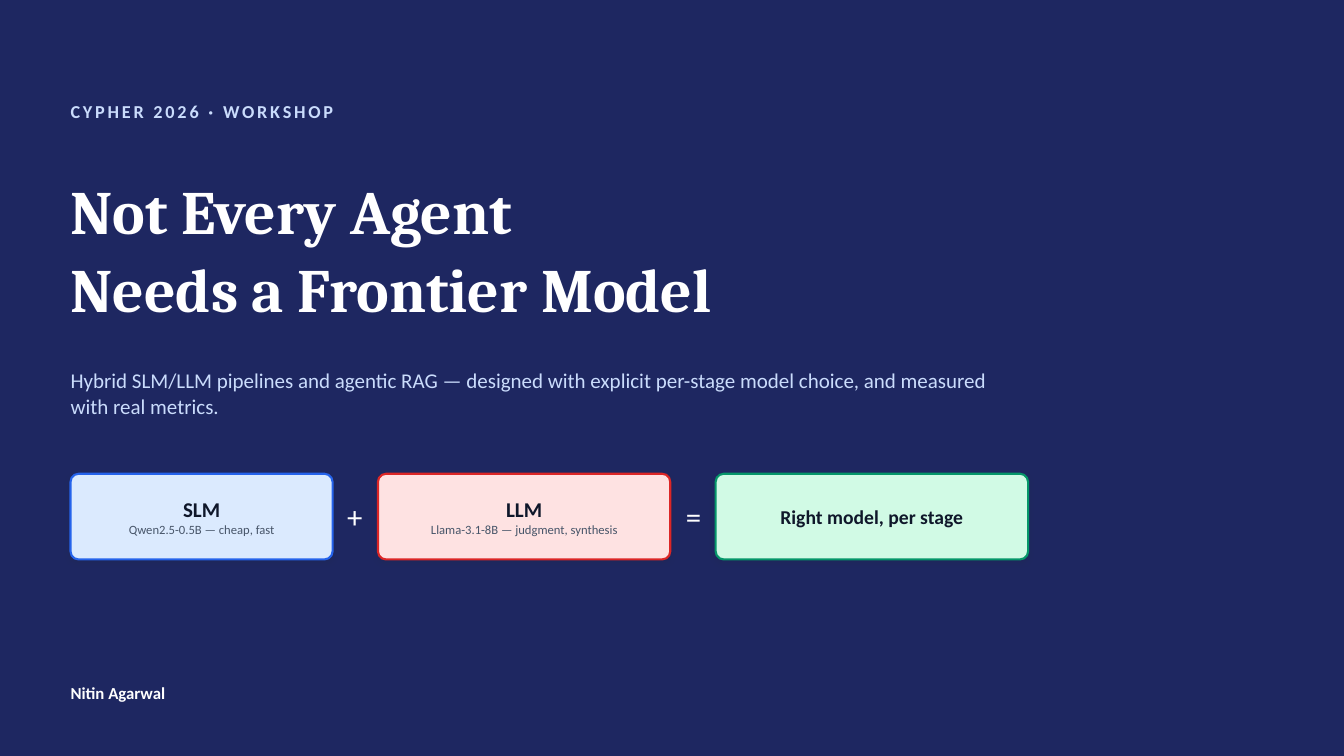
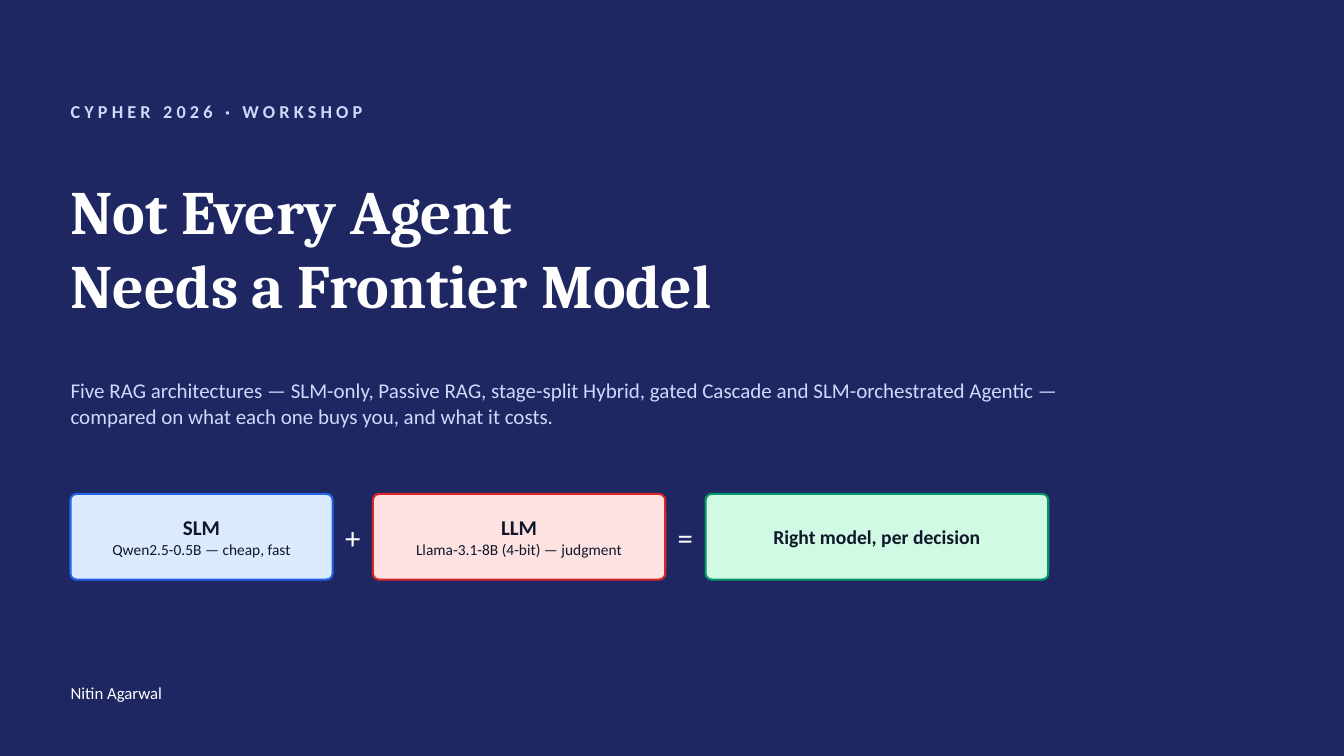
Before and after one commit to arn-nj/Cypher_2026_SLM, a slide deck: slide 1 of Not_Every_Agent_Needs_a_Frontier_Model.pptx. Drawn at 1344x756 pixels with LibreOffice and Linux fonts; fonts in the diff are those of the drawing. Boxes give left, top, right and bottom in pixels: in the first picture for what was removed or moved away, otherwise in the second. Text is boxed around its words. In the diff, an @@ line names an element or a change of style, - is before the commit and + after.

```diff
--- a/Not_Every_Agent_Needs_a_Frontier_Model.pptx
+++ b/Not_Every_Agent_Needs_a_Frontier_Model.pptx
@@ text "CYPHER 2026 · WORKSHOP" at (71,105,362,118): letter spacing 2 to 3 pt @@
@@ text "Not Every Agent" at (71,193,712,309): line spacing 1.05 to 1 @@
@@ text at (71,383,1033,428): text changed @@
-Hybrid SLM/LLM pipelines and agentic RAG — designed with explicit per-stage model choice, and measured with real metrics.
+Five RAG architectures — SLM-only, Passive RAG, stage-split Hybrid, gated Cascade and SLM-orchestrated Agentic — compared on what each one buys you, and what it costs.
@@ text "SLM": place and size @@
-text "SLM" at (129,503,275,536)
+text "SLM" at (112,521,291,558)
@@ rounded rectangle: place and size @@
-rounded rectangle at (71,474,333,560)
+rounded rectangle at (71,494,333,580)
@@ text "+": place and size @@
-text "+" at (335,474,375,560)
+text "+" at (333,494,373,580)
@@ text "LLM": place and size @@
-text "LLM" at (431,503,618,536)
+text "LLM" at (416,521,621,558)
@@ rounded rectangle: place and size @@
-rounded rectangle at (378,474,670,560)
+rounded rectangle at (373,494,665,580)
@@ text "=": place and size @@
-text "=" at (674,474,714,560)
+text "=" at (665,494,706,580)
@@ shadow off; proportions changed in 3 elements at (71,494,333,580), (373,494,665,580), (706,494,1049,580) @@
@@ rounded rectangle: place and size @@
-rounded rectangle at (716,474,1028,560)
+rounded rectangle at (706,494,1049,580)
@@ text at (773,530,980,548): text changed @@
-Right model, per stage
+Right model, per decision
@@ text at (112,544,291,558): size 9 to 11 pt, text colour #475569 to #0F172A in "Qwen2.5-0.5B — cheap, fast" @@
@@ text at (416,544,621,558): text changed; size 9 to 11 pt; text colour #475569 to #0F172A @@
-Llama-3.1-8B — judgment, synthesis
+Llama-3.1-8B (4-bit) — judgment
@@ text "Nitin Agarwal" at (71,687,162,702): bold off @@
```
Also in this commit, not shown: 2 other slides changed, 9 slides added, 5 slides removed.
